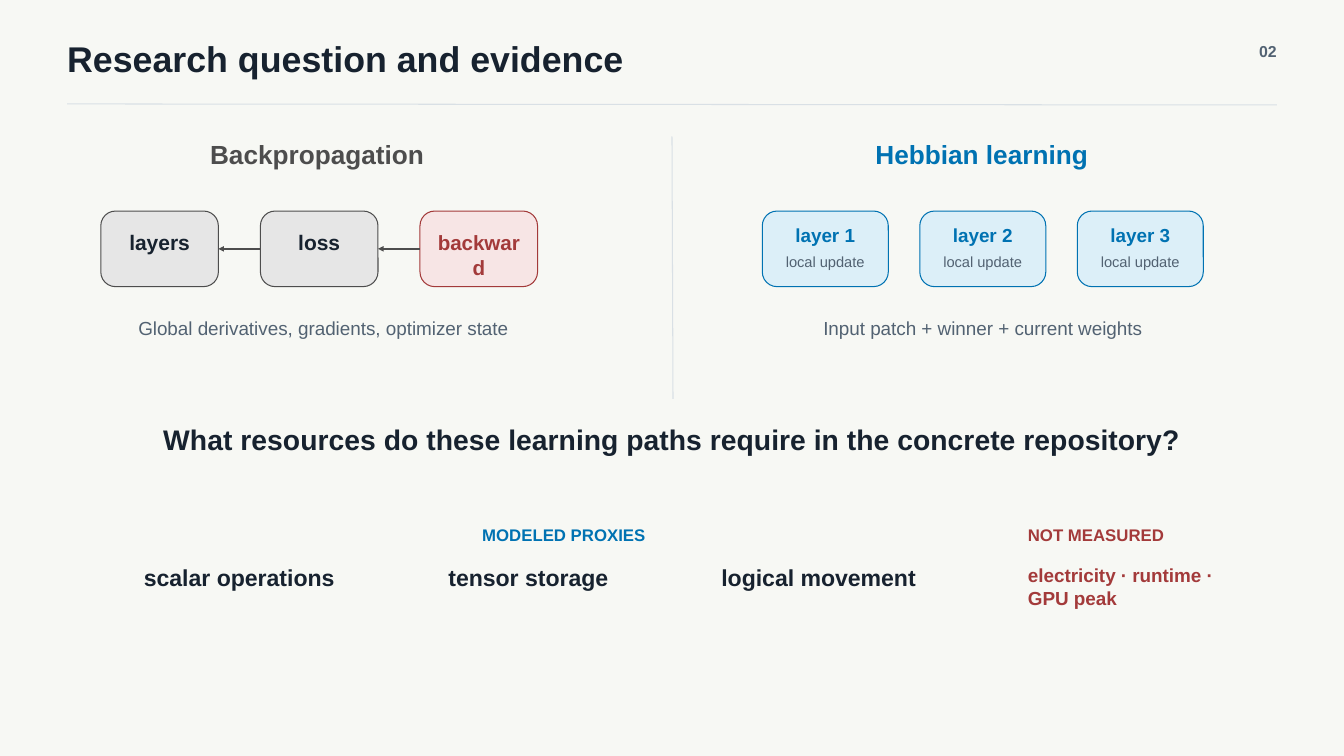
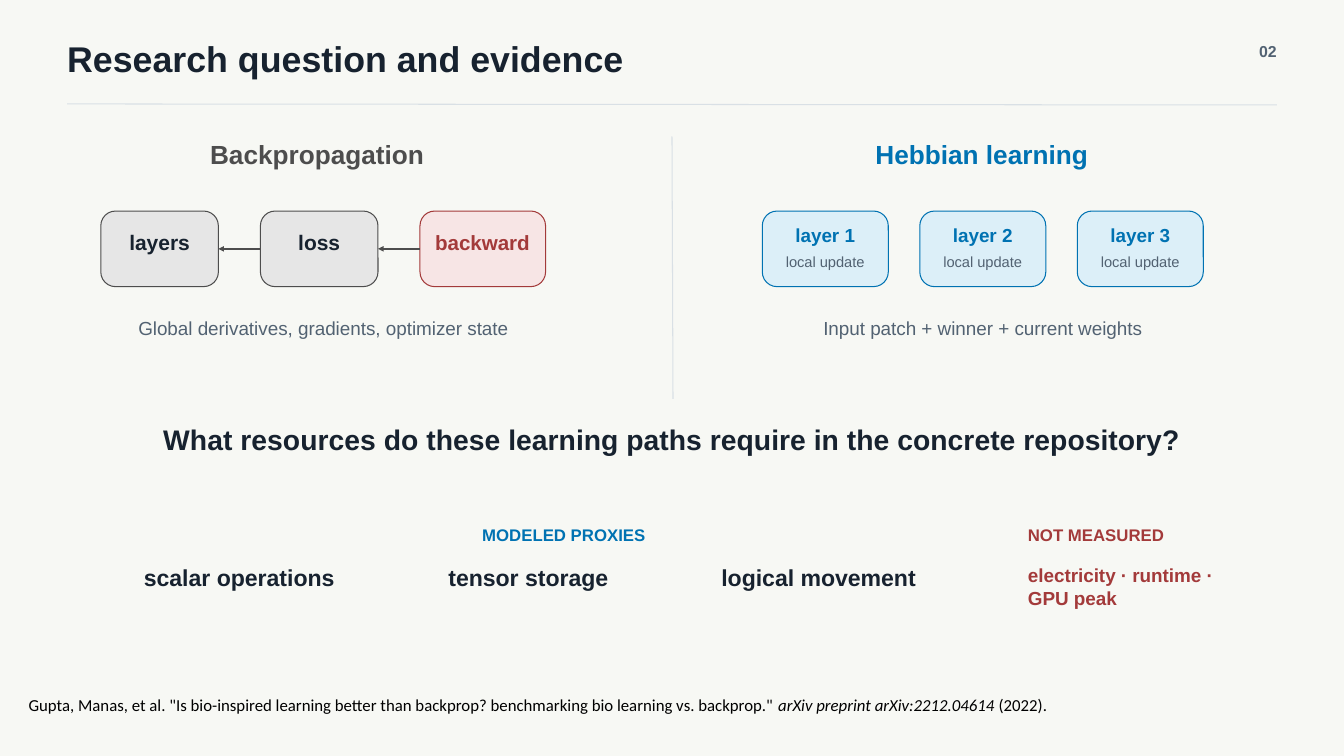
Before and after one commit to Shayshoon/HebbianCNNPyTorch, a slide deck: slide 2 of presentation/Hebbian_CNN_Compute_Comparison.pptx. Drawn at 1344x756 pixels with LibreOffice and Linux fonts; fonts in the diff are those of the drawing. Boxes give left, top, right and bottom in pixels: in the first picture for what was removed or moved away, otherwise in the second. Text is boxed around its words. In the diff, an @@ line names an element or a change of style, - is before the commit and + after.

```diff
--- a/presentation/Hebbian_CNN_Compute_Comparison.pptx
+++ b/presentation/Hebbian_CNN_Compute_Comparison.pptx
@@ rounded rectangle: place and size @@
-rounded rectangle at (420,211,538,286)
+rounded rectangle at (420,211,546,286)
@@ text "backward" rewrapped from (432,230,526,265) to (435,235,530,250) @@
@@ text added at (29,699,1047,714), 12 pt, text #000000 @@
+Gupta, Manas, et al. "Is bio-inspired learning better than backprop? benchmarking bio learning vs. backprop." arXiv preprint arXiv:2212.04614 (2022).
```
Also in this commit, not shown: 5 other slides changed, 8 other files.
